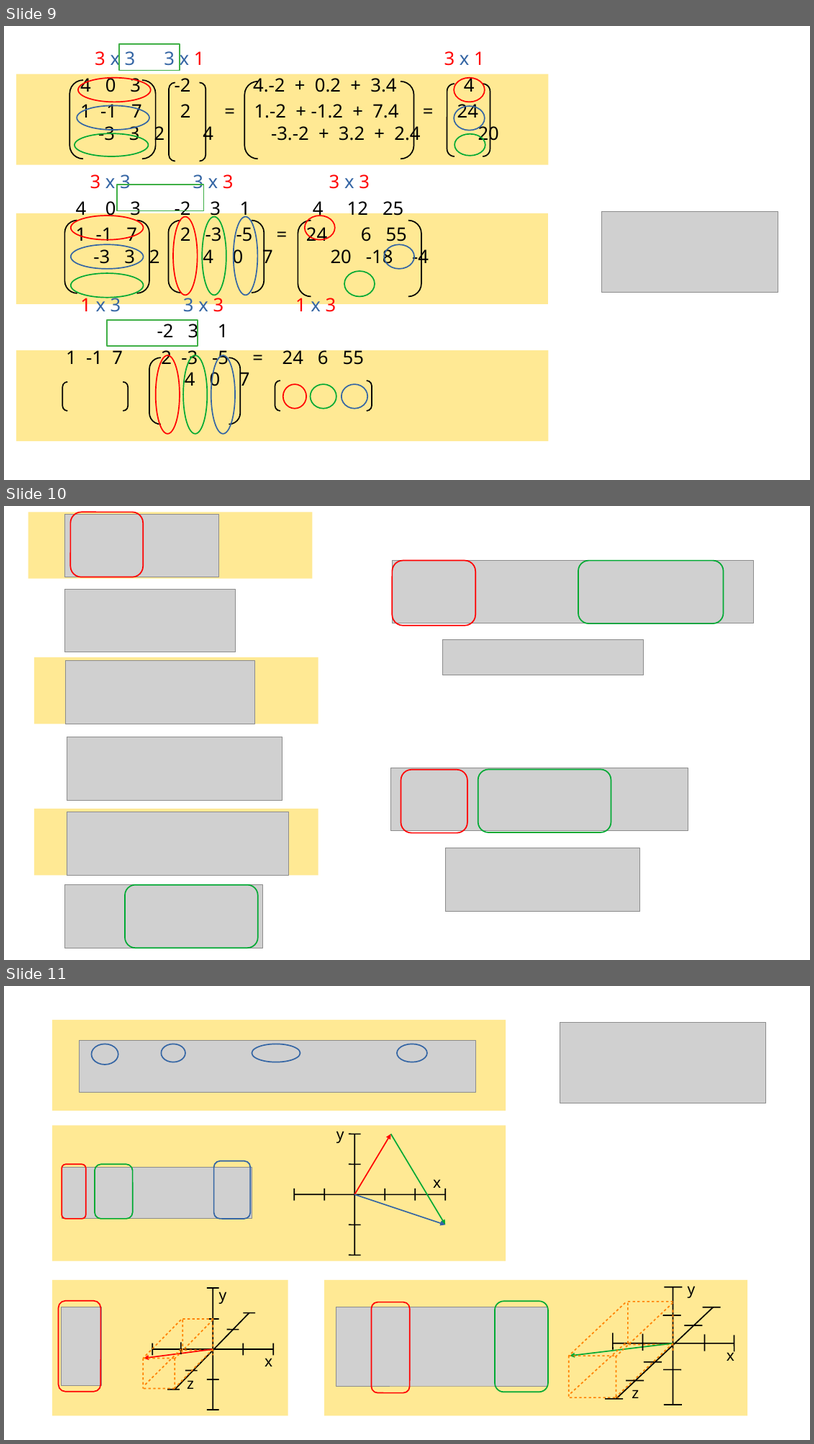
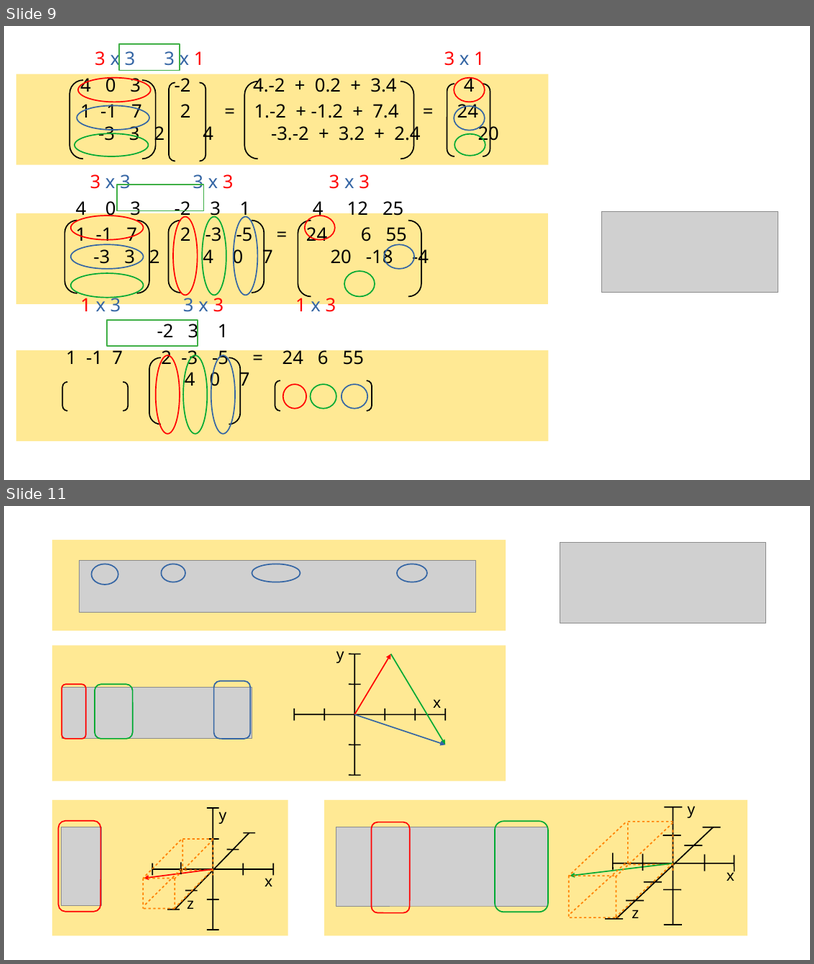
Before and after one commit to QQuick/Wiztech, a slide deck: module_2_numerieke_wiskunde/les_2_vergelijkingen_matrices_en_vectoren/vergelijkingen_1.odp. Shown one above the other, each under a label of ours: slides 9, 10 and 11 before the commit, slides 9 and 11 after it; the slides between them are not shown. The pictures are 814x1444 and 814x964 pixels, drawn with LibreOffice and Linux fonts; fonts in the diff are those of the drawing; grey boxes stand for pictures. Boxes give left, top, right and bottom in pixels: in the first picture for what was removed or moved away, otherwise in the second. Text is boxed around its words. In the diff, an @@ line names an element or a change of style, - is before the commit and + after.

```diff
--- a/module_2_numerieke_wiskunde/les_2_vergelijkingen_matrices_en_vectoren/vergelijkingen_1.odp
+++ b/module_2_numerieke_wiskunde/les_2_vergelijkingen_matrices_en_vectoren/vergelijkingen_1.odp
@@ slide 10 removed at [4, 506, 810, 960], background #FFFFFF @@
@@ rectangle removed at [28, 512, 313, 579] @@
@@ picture removed at [64, 514, 219, 577] @@
@@ rounded rectangle removed at [70, 512, 143, 577] @@
@@ picture removed at [392, 561, 754, 623] @@
@@ rounded rectangle removed at [392, 561, 476, 626] @@
@@ rounded rectangle removed at [579, 561, 724, 623] @@
@@ picture removed at [64, 589, 235, 651] @@
@@ picture removed at [443, 639, 644, 674] @@
@@ rectangle removed at [34, 657, 319, 723] @@
@@ picture removed at [66, 661, 255, 723] @@
@@ picture removed at [67, 737, 282, 800] @@
@@ picture removed at [391, 767, 688, 830] @@
@@ rounded rectangle removed at [401, 769, 468, 833] @@
@@ rounded rectangle removed at [478, 769, 612, 832] @@
@@ rectangle removed at [34, 808, 319, 875] @@
@@ picture removed at [67, 812, 289, 875] @@
@@ picture removed at [445, 848, 640, 911] @@
@@ picture removed at [64, 885, 263, 947] @@
@@ rounded rectangle removed at [125, 885, 258, 947] @@
```
Also in this commit, not shown: 1 slide changed, 1 slide added, 1 other file.
